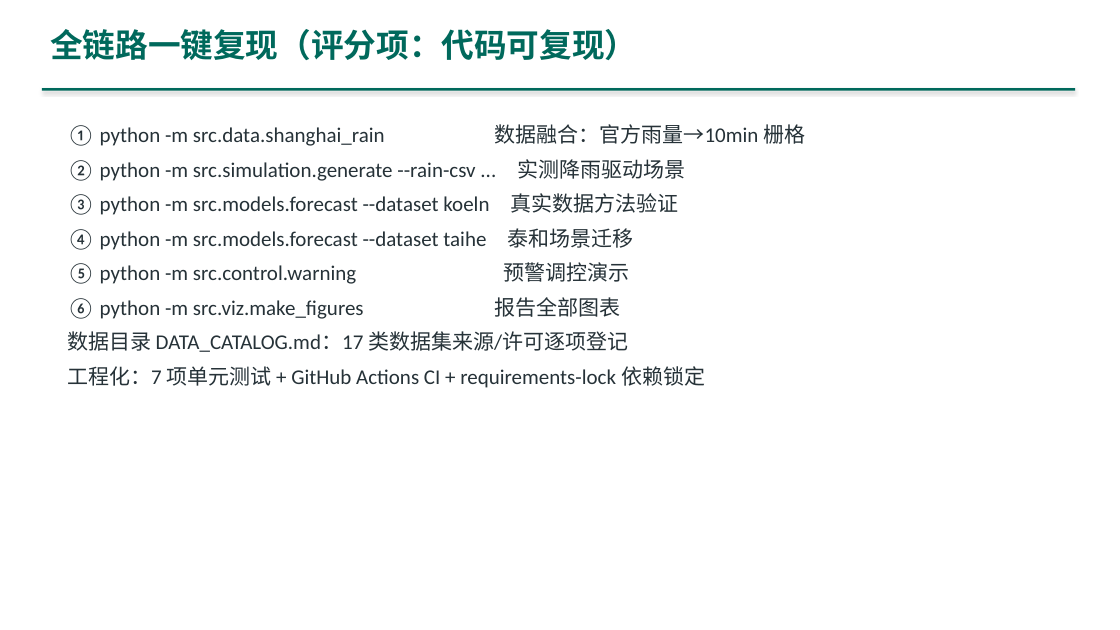
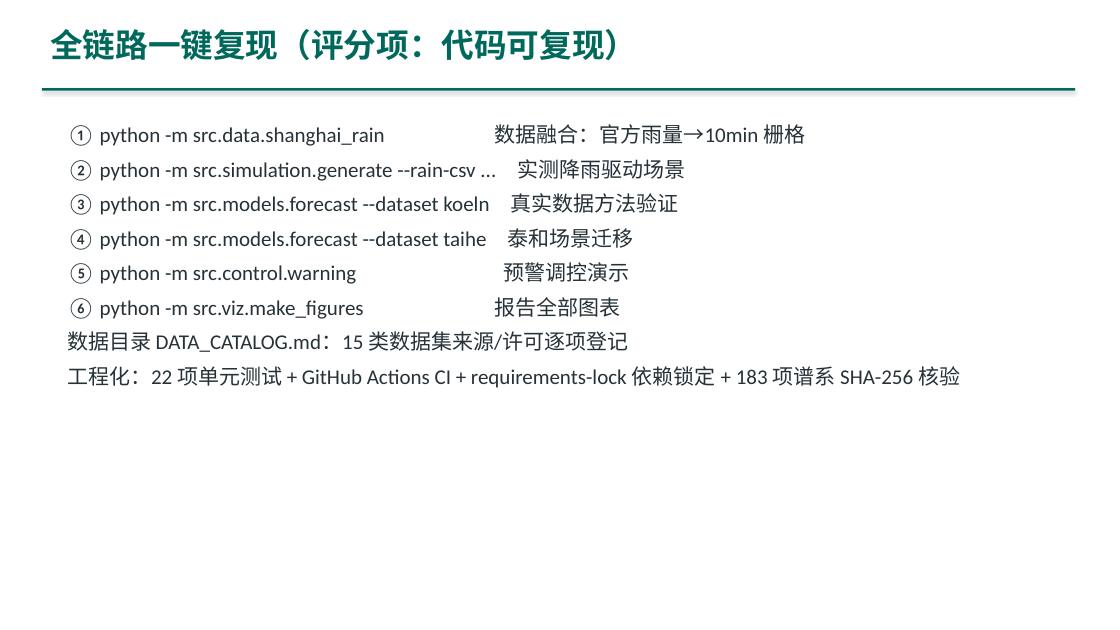
Before and after one commit to dao-genesis/meec8-topic7-showcase, a slide deck: slide 24 of downloads/演示PPT_主题七.pptx (slide 22 before the commit). Drawn at 1120x630 pixels with LibreOffice and Linux fonts; fonts in the diff are those of the drawing. Boxes give left, top, right and bottom in pixels: in the first picture for what was removed or moved away, otherwise in the second. Text is boxed around its words. In the diff, an @@ line names an element or a change of style, - is before the commit and + after.

```diff
--- a/downloads/演示PPT_主题七.pptx
+++ b/downloads/演示PPT_主题七.pptx
@@ text at <box>67,331,960,388</box>: text changed @@
-数据目录 DATA_CATALOG.md：17 类数据集来源/许可逐项登记
-工程化：7 项单元测试 + GitHub Actions CI + requirements-lock 依赖锁定
+数据目录 DATA_CATALOG.md：15 类数据集来源/许可逐项登记
+工程化：22 项单元测试 + GitHub Actions CI + requirements-lock 依赖锁定 + 183 项谱系 SHA-256 核验
```
Also in this commit, not shown: 14 other slides changed, 2 slides added, 47 other files.
